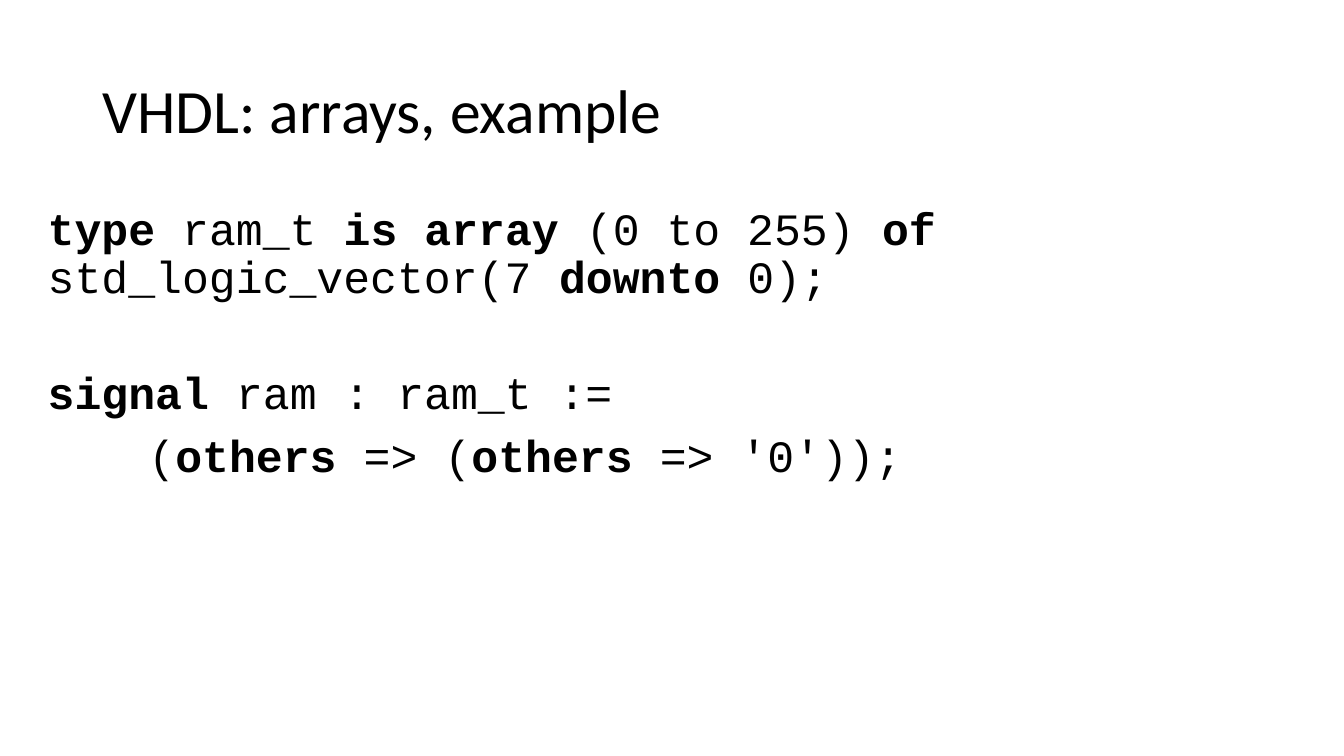
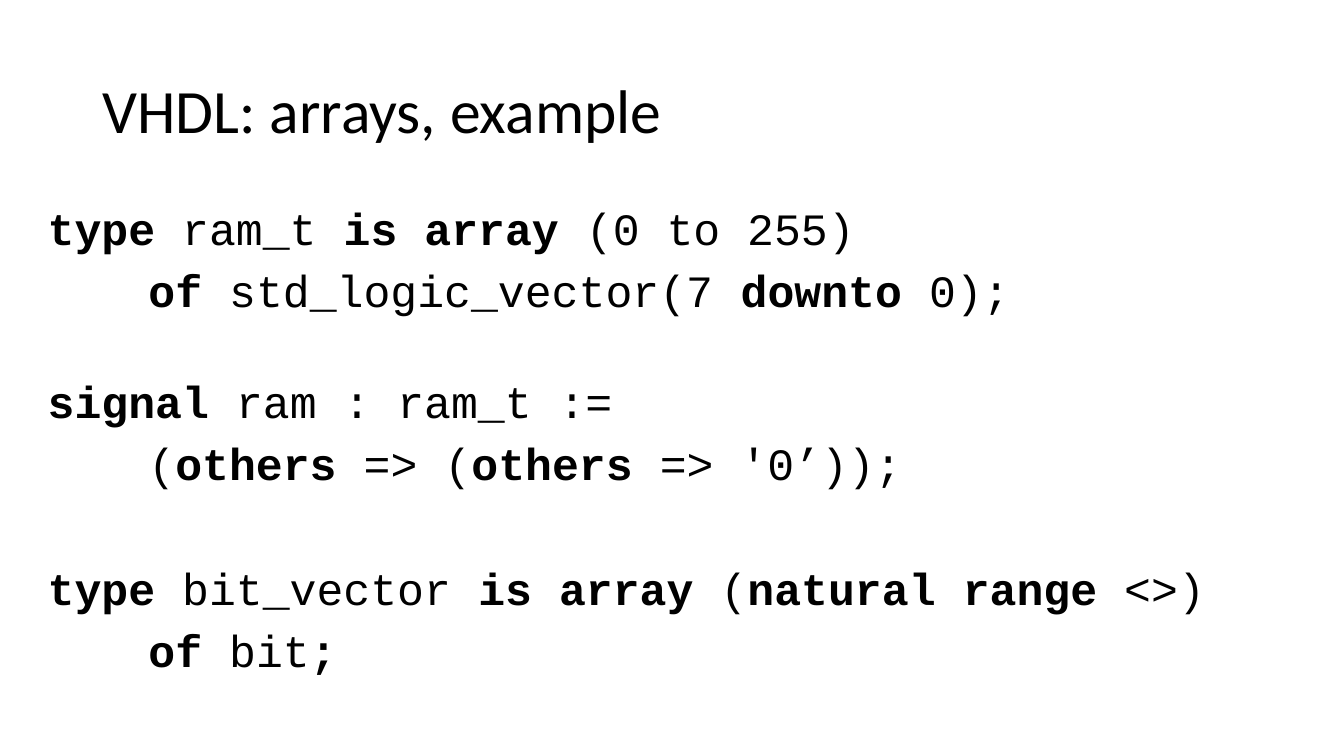
Before and after one commit to quarck/vhdl_intro, a slide deck: slide 8 of part2.pptx (slide 47 before the commit). Drawn at 1344x756 pixels with LibreOffice and Linux fonts; fonts in the diff are those of the drawing. Boxes give left, top, right and bottom in pixels: in the first picture for what was removed or moved away, otherwise in the second. Text is boxed around its words. In the diff, an @@ line names an element or a change of style, - is before the commit and + after.

Commit message:
Updated p2 slides

```diff
--- a/part2.pptx
+++ b/part2.pptx
@@ text at (x1=48, y1=213, x2=1010, y2=317): text changed @@
-type ram_t is array (0 to 255) of std_logic_vector(7 downto 0);
+type ram_t is array (0 to 255)
+of std_logic_vector(7 downto 0);
@@ text at (x1=48, y1=448, x2=1097, y2=675): text changed; bold on @@
-(others => (others => '0'));
+(others => (others => '0’));
+type bit_vector is array (natural range <>)
+of bit;
```
Also in this commit, not shown: 1 other slide changed, 1 slide added.
